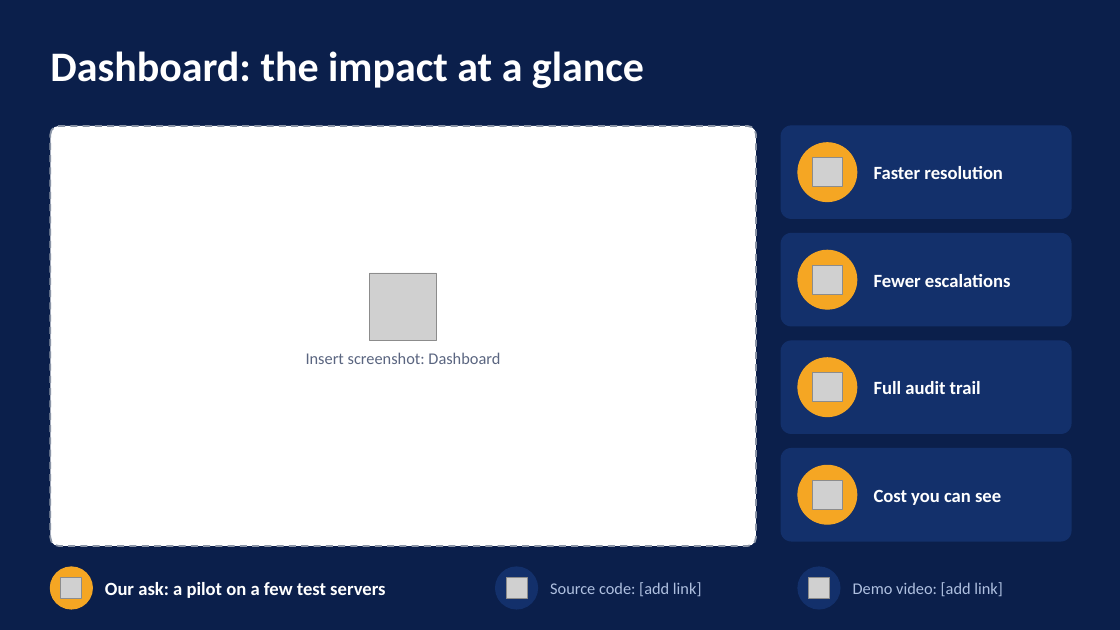
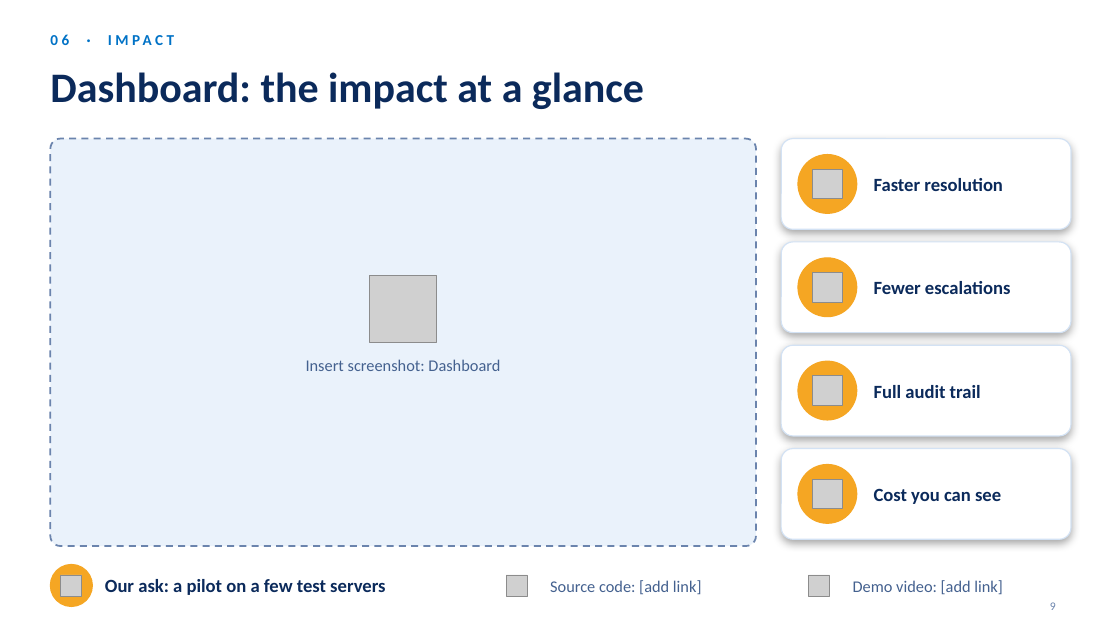
Before and after one commit to akaravind456-spec/Matrix-aiops, a slide deck: slide 9 of docs/presentation/MATRIX-Product-Deck.pptx. Drawn at 1120x630 pixels with LibreOffice and Linux fonts; fonts in the diff are those of the drawing; grey boxes stand for pictures; background and template pictures are left out. Boxes give left, top, right and bottom in pixels: in the first picture for what was removed or moved away, otherwise in the second. Text is boxed around its words. In the diff, an @@ line names an element or a change of style, - is before the commit and + after.

```diff
--- a/docs/presentation/MATRIX-Product-Deck.pptx
+++ b/docs/presentation/MATRIX-Product-Deck.pptx
@@ background #0B1F4B to picture (left out) @@
@@ text colour #FFFFFF to #0B2A5B in 6 elements at [874, 488, 1001, 504], [105, 579, 385, 595], [874, 385, 981, 398], [874, 281, 1011, 294], [874, 178, 1003, 191], [50, 72, 644, 109] @@
@@ title "Dashboard: the impact at a ...": place and size @@
-title "Dashboard: the impact at a ..." at [50, 51, 644, 88]
+title "Dashboard: the impact at a ..." at [50, 72, 644, 109]
@@ text added at [50, 34, 69, 45], 13 pt, text #0072C6, bold @@
+06 · IMPACT
@@ rounded rectangle: place and size @@
-rounded rectangle at [50, 126, 756, 546]
+rounded rectangle at [50, 139, 756, 546]
@@ rounded rectangle at [50, 139, 756, 546]: fill #FFFFFF to #EAF2FB; outline #8A94A6 1.5 pt dashed to #6B84AD 1.5 pt dashed; proportions changed @@
@@ rounded rectangle: place and size @@
-rounded rectangle at [781, 126, 1071, 218]
+rounded rectangle at [781, 139, 1071, 229]
@@ fill #13306B to #FFFFFF; outline #13306B 1 pt to #D3E2F4 1 pt; shadow on; proportions changed in 4 elements at [781, 449, 1071, 539], [781, 345, 1071, 436], [781, 242, 1071, 333], [781, 139, 1071, 229] @@
@@ text "Faster resolution": place and size @@
-text "Faster resolution" at [874, 166, 1003, 179]
+text "Faster resolution" at [874, 178, 1003, 191]
@@ picture removed at [813, 158, 843, 187] @@
@@ picture added at [813, 170, 843, 199] @@
@@ 2 ellipses, 1 text, 1 rounded rectangle, 1 picture: place and size @@
-2 ellipses, 1 text, 1 rounded rectangle, 1 picture at [781, 143, 1071, 326]
+2 ellipses, 1 text, 1 rounded rectangle, 1 picture at [781, 155, 1071, 333]
@@ text "Insert screenshot: Dashboard": place and size @@
-text "Insert screenshot: Dashboard" at [306, 352, 500, 364]
+text "Insert screenshot: Dashboard" at [306, 359, 500, 371]
@@ text "Insert screenshot: Dashboard" at [306, 359, 500, 371]: text colour #5A6580 to #44618F @@
@@ rounded rectangle: place and size @@
-rounded rectangle at [781, 341, 1071, 434]
+rounded rectangle at [781, 345, 1071, 436]
@@ picture: place and size @@
-picture at [813, 372, 843, 402]
+picture at [813, 376, 843, 405]
@@ ellipse at [496, 565, 538, 607]: fill #13306B to #FFFFFF; outline #13306B 1 pt to #FFFFFF 1 pt @@
@@ text "Source code: [add link]" at [550, 580, 702, 595]: text colour #AFC0E0 to #44618F @@
@@ ellipse at [798, 565, 840, 607]: fill #13306B to #FFFFFF; outline #13306B 1 pt to #FFFFFF 1 pt @@
@@ text "Demo video: [add link]" at [853, 580, 1003, 595]: text colour #AFC0E0 to #44618F @@
@@ page number added at [1050, 602, 1056, 610], 10 pt, text #6B84AD @@
+9
```
Also in this commit, not shown: 8 other slides changed, 1 other file.
